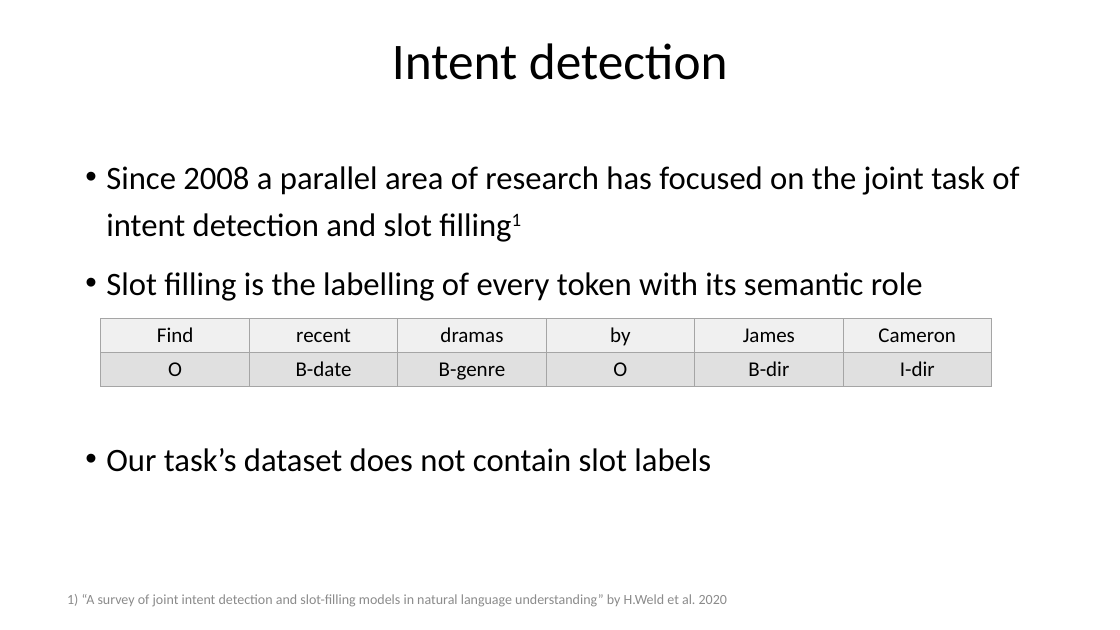
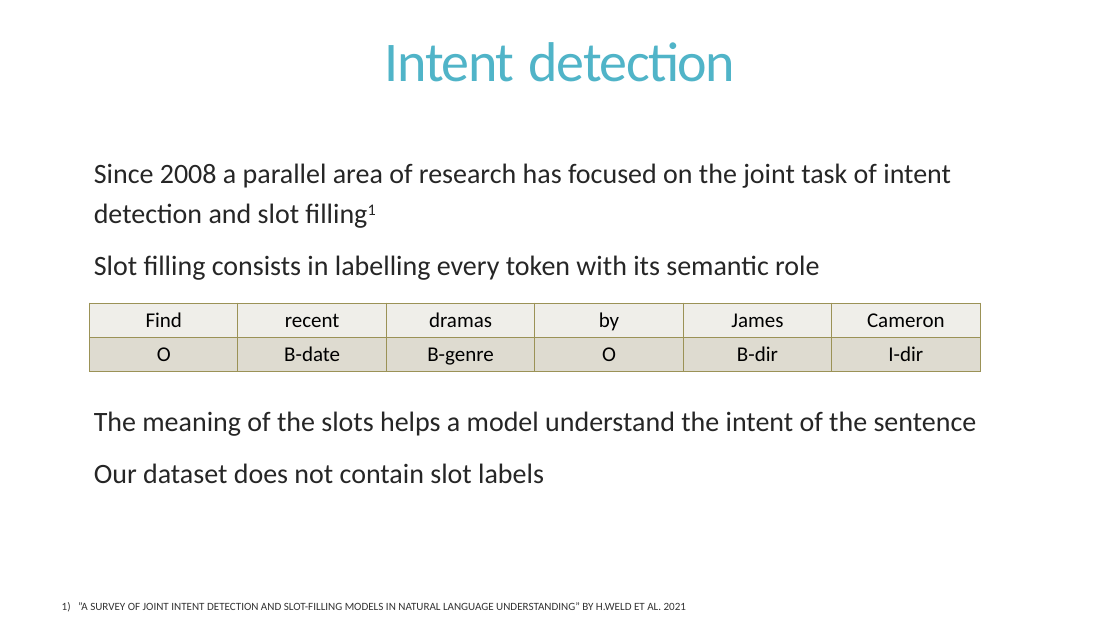
Before and after one commit to AndreaLK3/IntentRecognition, a slide deck: slide 4 of IntentDetectionAndTask.pptx. Drawn at 1120x630 pixels with LibreOffice and Linux fonts; fonts in the diff are those of the drawing. Boxes give left, top, right and bottom in pixels: in the first picture for what was removed or moved away, otherwise in the second. Text is boxed around its words. In the diff, an @@ line names an element or a change of style, - is before the commit and + after.

```diff
--- a/IntentDetectionAndTask.pptx
+++ b/IntentDetectionAndTask.pptx
@@ title "Intent detection" at [385, 42, 735, 82]: size 44 to 48 pt, text colour #000000 to #50B4C8, letter spacing 0 to -1.2 pt; line spacing 0.9 to 0.85 @@
@@ text at [94, 163, 951, 223]: size 28 to 24 pt, text colour #000000 to #262626 in "Since 2008 a parallel area of research ..."; bullet • to   @@
@@ text at [94, 255, 977, 483]: text changed; size 28 to 24 pt; text colour #000000 to #262626 @@
-• Slot filling is the labelling of every token with its semantic role
-• Our task’s dataset does not contain slot labels
+  Slot filling consists in labelling every token with its semantic role
+  The meaning of the slots helps a model understand the intent of the sentence
+  Our dataset does not contain slot labels
@@ table at [90, 303, 982, 371] @@
@@ fill #F0F0F0 to #EFEEE9 in row 1 @@
@@ fill #E1E1E1 to #DEDCD1 in row 2 @@
@@ borders changed @@
@@ table: place and size @@
-table at [101, 318, 993, 386]
+table at [90, 303, 982, 371]
@@ text at [62, 602, 686, 612]: text changed; size 12 to 9.5 pt; text colour #8C8C8C to #000000 at 80% opacity @@
-1) “A survey of joint intent detection and slot-filling models in natural language understanding” by H.Weld et al. 2020
+1) ”A SURVEY OF JOINT INTENT DETECTION AND SLOT-FILLING MODELS IN NATURAL LANGUAGE UNDERSTANDING” BY H.WELD ET AL. 2021
```
Also in this commit, not shown: 11 other slides changed, 3 slides added, 1 slide removed, 11 other files.
